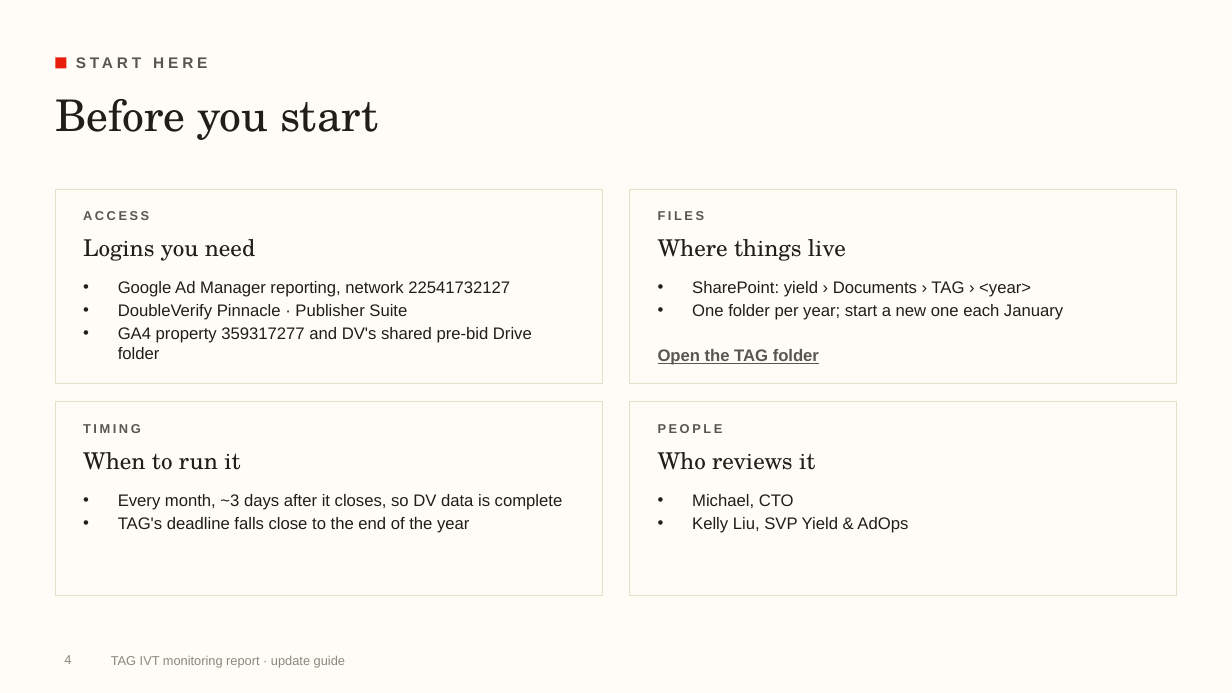
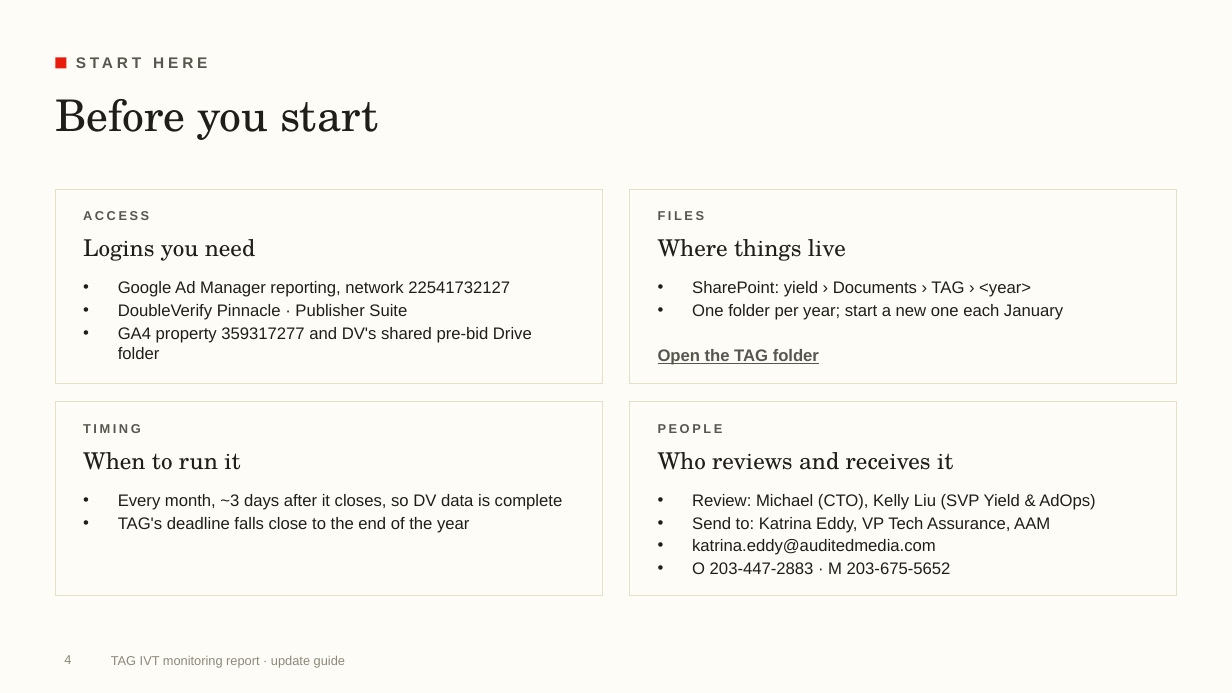
Before and after one commit to rogerhirano-nw/yield-dashboard, a slide deck: slide 4 of docs/TAG_IVT_Report_Update_Guide.pptx. Drawn at 1232x693 pixels with LibreOffice and Linux fonts; fonts in the diff are those of the drawing; background and template pictures are left out. Boxes give left, top, right and bottom in pixels: in the first picture for what was removed or moved away, otherwise in the second. Text is boxed around its words. In the diff, an @@ line names an element or a change of style, - is before the commit and + after.

```diff
--- a/docs/TAG_IVT_Report_Update_Guide.pptx
+++ b/docs/TAG_IVT_Report_Update_Guide.pptx
@@ text at <box>658,452,953,470</box>: text changed @@
-Who reviews it
+Who reviews and receives it
@@ text at <box>692,494,1095,574</box>: text changed @@
-• Michael, CTO
-• Kelly Liu, SVP Yield & AdOps
+• Review: Michael (CTO), Kelly Liu (SVP Yield & AdOps)
+• Send to: Katrina Eddy, VP Tech Assurance, AAM
+• katrina.eddy@auditedmedia.com
+• O 203-447-2883 · M 203-675-5652
```
Also in this commit, not shown: 1 other slide changed, 3 other files.
